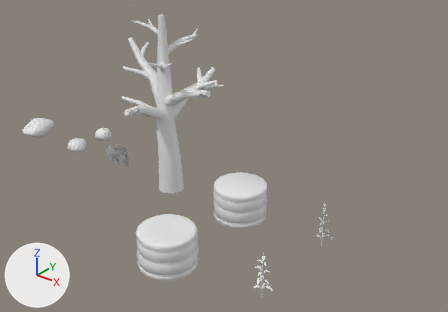
Two versions of the Blender file media/trunk/lib_object/object_nature.blend, one commit apart.
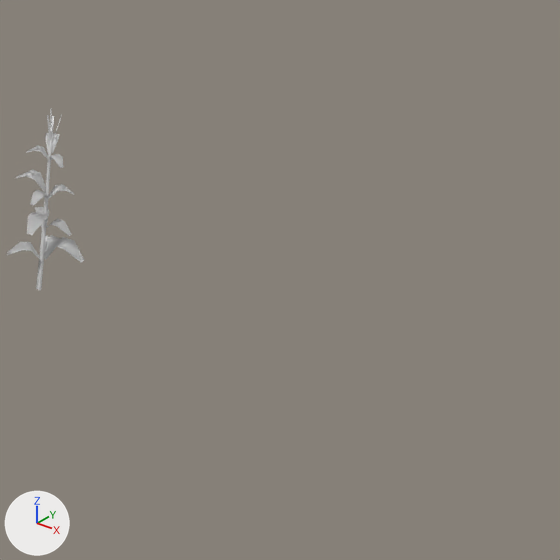
The first picture shows the older version from a 50 mm lens placed at (21.8, -40.9, 30.7), pointed at (-11.4, 0.5, 5.0). The close-ups show the older and then the newer version on the part from 70% to 100% of the width and 56% to 100% of the height of that picture. Only the edits that show in the close-ups are written down. Lighting does not change. The marker at lower left points along +X, +Y and +Z.

Before the edit, the objects in view are built like this:
```python
me_circle_004 = bpy.data.meshes.new('Circle.004')
me_circle_004.from_pydata(...)  # 330 vertices, 173 faces; spans x -0.72..0.94, y -0.83..0.75, z -0.11..4.2
me_circle_004.polygons.foreach_set('use_smooth', [True] * 173)
me_circle_004.materials.append(mat_stk_corna_png)  # its picture is missing
me_plane = bpy.data.meshes.new('Plane')
me_plane.from_pydata(...)  # 72 vertices, 18 faces; spans x -1.55..1.88, y -0.97..0.81, z -0.01..1.93
me_plane.materials.append(mat_stk_grassalpha_png)  # its picture is missing
ob_stk_corna = bpy.data.objects.new('stk_cornA', me_circle_004)
ob_stk_corna.location = (0.0, 0.0, 0.0)
ob_stk_grassalpha = bpy.data.objects.new('stk_grassAlpha', me_plane)
ob_stk_grassalpha.location = (-26.0, 0.0, 0.0)
```
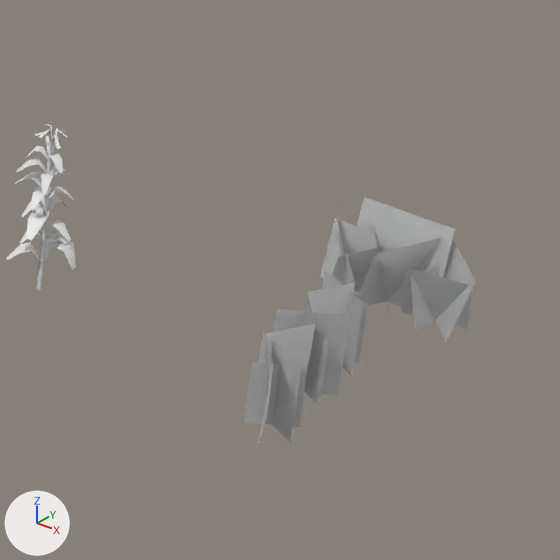
The newer file is also turned or shifted as a whole; pictures and numbers use the older file's frame.

What differs and where, as boxes (x1, y1, x2, y2) in the close-ups (560 x 560 px; the box of a moved part takes in the faces that stretch with it):
'stk_grassAlpha.001', added: after (320, 197, 476, 342)
'stk_wheatA', added: after (245, 256, 368, 446)
'stk_cornA', reshaped (10% narrower, 8% shorter): before (7, 109, 84, 291); after (7, 124, 76, 291)
part 1 of me_circle_004, moved or reshaped: before (46, 219, 72, 236); after (45, 231, 67, 244)
part 2 of me_circle_004, rebuilt (not visible afterwards): before (35, 207, 49, 228)
part 3 of me_circle_004, deleted: before (44, 235, 60, 259)
part 4 of me_circle_004, deleted: before (31, 190, 48, 206)
part 5 of me_circle_004, deleted: before (7, 242, 41, 260)
part 6 of me_circle_004, deleted: before (26, 145, 48, 159)
part 7 of me_circle_004, deleted: before (44, 237, 84, 263)
part 8 of me_circle_004, reshaped: before (8, 109, 83, 258); after (7, 124, 76, 270)

Diff of the bpy script that builds the scene:
```diff
--- a/media/trunk/lib_object/object_nature.blend.py
+++ b/media/trunk/lib_object/object_nature.blend.py
@@ me_circle_004 @@
-me_circle_004.from_pydata(...)  # 330 vertices, 173 faces; spans x -0.72..0.94, y -0.83..0.75, z -0.11..4.2
+me_circle_004.from_pydata(...)  # 348 vertices, 190 faces; spans x -0.72..0.75, y -0.83..0.66, z -0.11..3.84
+# me_circle_004 part 1: the loose piece of 12 vertices spanning x 0.02..0.62, y -0.18..0.11, z 1.42..1.7 is turned 3.5 degrees about the z axis through its middle and scaled by 0.828, then moved by (-0.04, 0.04, -0.29)
+# me_circle_004 part 2: the loose piece of 12 vertices spanning x -0.47..0.01, y -0.04..0.47, z 1.42..1.7 is rebuilt with 12 vertices and now spans x -0.58..0.0, y -0.04..0.39, z 1.25..1.58
+# me_circle_004 part 3: the loose piece of 12 vertices spanning x -0.13..0.23, y 0.03..0.75, z 0.63..0.97 is deleted
+# me_circle_004 part 4: the loose piece of 12 vertices spanning x -0.15..0.11, y -0.59..-0.05, z 2.17..2.43 is deleted
+# me_circle_004 part 5: the loose piece of 12 vertices spanning x -0.65..0.0, y -0.47..0.03, z 0.63..0.97 is deleted
+# me_circle_004 part 6: the loose piece of 12 vertices spanning x -0.5..-0.03, y -0.2..0.05, z 3.09..3.31 is deleted
+# me_circle_004 part 7: the loose piece of 12 vertices spanning x 0.04..0.94, y -0.21..0.21, z 0.83..1.26 is deleted
+# me_circle_004 part 8
+# 62 vertices are removed from x -0.72..0.44, y -0.83..0.57, z 1.58..4.2
+# 33 faces are deleted
+# 27 vertices in x -0.72..0.62, y -0.83..0.57, z 0.74..3.32 move by (0.0, 0.0, -0.13)
+# 14 vertices in x -0.48..0.58, y -0.55..0.21, z 0.95..3.29 move by (0.0, 0.0, -0.06)
+# 10 vertices in x -0.31..0.39, y -0.52..0.4, z 1.69..3.5 move by (0.0, 0.0, -0.07)
+# 3 vertices in x -0.05..0.01, y -0.02..0.03, z 4.1 move by (0.0, 0.0, -0.48)
+# 3 vertices in x 0.94, y -0.06..0.07, z 0.96..0.99 move by (-0.19, 0.0, -0.26)
+# 4 vertices move from x 0.02..0.23, y -0.52..-0.28, z 1.91..1.95 to x -0.01, y 0.0..0.03, z 2.14..2.18
+# 119 vertices are added at x -0.62..0.32, y -0.49..0.5, z 1.1..3.84
+# 6 new vertices lie (0.09, 0.11, -0.01) away from vertices in x -0.3..-0.12, y -0.33..-0.18, z 1.38..2.06
+# 67 new faces join them
+# other edits to the shape of me_circle_004 do not show in these pictures
 me_circle_004.materials.append(mat_stk_corna_png)
@@ ob_stk_grassalpha_001 @@
+ob_stk_grassalpha_001 = bpy.data.objects.new('stk_grassAlpha.001', me_plane.copy())  # the mesh of ob_stk_grassalpha
+ob_stk_grassalpha_001.location = (6.0, 4.0, 0.0)
@@ ob_stk_wheata @@
+ob_stk_wheata = bpy.data.objects.new('stk_wheatA', me_plane_002)  # 72 vertices, 22 faces; spans x -0.6..0.6, y -2.26..2.26, z -0.04..1.96; in mat_stk_wheata_png (its picture is missing)
+ob_stk_wheata.location = (6.0, 0.0, 0.0)
```
